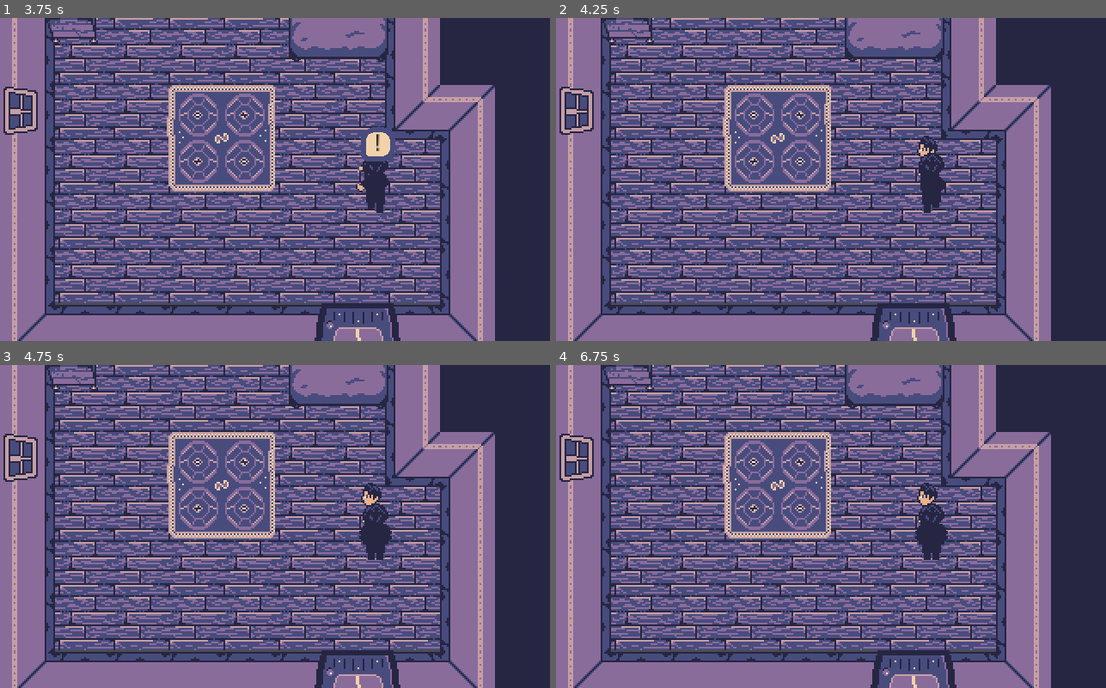
Above: before the commit, frames 1-4 (two rows, left to right).
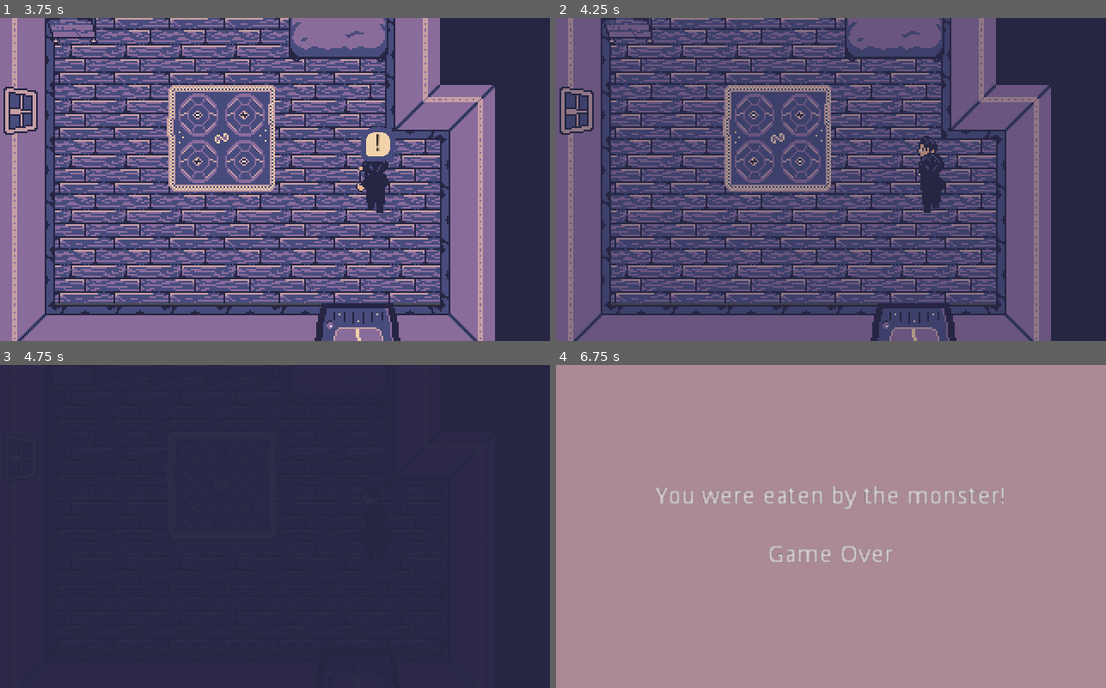
Above: after the commit, the same moments.

Repository: chickendude/dark-pages
Game: Godot game, scene res://Maps/WillsRoom.tscn
The game is run twice, just before and just after one commit, with the same random seed, the same clock (stepped at 60 frames per second) and the same inputs.
Inputs:
- Up to frame 1 (3.75 s): tap Enter (ui_accept) at 0.5, 0.77, 1.52, 3.02 s; hold Right (ui_right) 0.53-1.28 s; hold Down (ui_down) 1.28-2.03 s; hold Right (ui_right) 2.03-2.78 s; hold Up (ui_up) 2.78-3.53 s; hold Left (ui_left) from 3.53 s (still down)
- Up to frame 2 (4.25 s): keep holding Left (ui_left); tap Enter (ui_accept) at 3.77 s
- Up to frame 3 (4.75 s): keep holding Left (ui_left); tap Enter (ui_accept) at 4.52 s
- Up to frame 4 (6.75 s): release Left (ui_left) at 5.03 s; hold Down (ui_down) 5.03-5.78 s; hold Right (ui_right) 5.78-6.53 s; tap Enter (ui_accept) at 6.02 s; hold Up (ui_up) from 6.53 s (still down)

Frame 1 is identical in both runs. In frame 2, 43% of the frame differs, in the area x 0-90%, y 0-100%; in frame 3, 76%; in frame 4, 100%, in the area x 0-100%, y 0-100%.

Commit message:
Begin game over sequence.

Diff:
--- a/Singletons/Event.gd
+++ b/Singletons/Event.gd
@@ -8,11 +8,12 @@
 }
 
 const TILE_SIZE = 32
-var diary_pages = [
+const diary_pages = [
     preload("res://DiaryPages/DiaryPage1.tres"),
     preload("res://DiaryPages/DiaryPage2.tres")
 ]
 
+const GameOverScene = preload("res://UI/GameOver.tscn")
 
 var events : Array
 var game_started = false
@@ -61,3 +62,6 @@
     game_over = value
     if game_over:
         emit_signal("game_over")
+        yield(get_tree().create_timer(2), "timeout")
+        var game_over_scene = GameOverScene.instance()
+        get_tree().root.add_child(game_over_scene)
--- /dev/null
+++ b/UI/GameOver.tscn
@@ -0,0 +1,63 @@
+[gd_scene load_steps=2 format=2]
+
+[sub_resource type="Animation" id=1]
+resource_name = "Fade"
+length = 3.0
+tracks/0/type = "value"
+tracks/0/path = NodePath("FadeRect:color")
+tracks/0/interp = 1
+tracks/0/loop_wrap = true
+tracks/0/imported = false
+tracks/0/enabled = true
+tracks/0/keys = {
+"times": PoolRealArray( 0, 0.8, 1.6, 3 ),
+"transitions": PoolRealArray( 1, 1, 1, 1 ),
+"update": 0,
+"values": [ Color( 0.152941, 0.152941, 0.266667, 0 ), Color( 0.152941, 0.152941, 0.266667, 1 ), Color( 0.152941, 0.152941, 0.266667, 1 ), Color( 0.152941, 0.152941, 0.266667, 0 ) ]
+}
+tracks/1/type = "value"
+tracks/1/path = NodePath("BgRect:visible")
+tracks/1/interp = 1
+tracks/1/loop_wrap = true
+tracks/1/imported = false
+tracks/1/enabled = true
+tracks/1/keys = {
+"times": PoolRealArray( 0, 1.2 ),
+"transitions": PoolRealArray( 1, 1 ),
+"update": 1,
+"values": [ false, true ]
+}
+
+[node name="GameOver" type="CanvasLayer"]
+
+[node name="BgRect" type="ColorRect" parent="."]
+anchor_right = 1.0
+anchor_bottom = 1.0
+color = Color( 0.776471, 0.623529, 0.647059, 1 )
+__meta__ = {
+"_edit_use_anchors_": false
+}
+
+[node name="Label" type="Label" parent="BgRect"]
+anchor_right = 1.0
+anchor_bottom = 1.0
+text = "You were eaten by the monster!
+
+Game Over"
+align = 1
+valign = 1
+__meta__ = {
+"_edit_use_anchors_": false
+}
+
+[node name="FadeRect" type="ColorRect" parent="."]
+anchor_right = 1.0
+anchor_bottom = 1.0
+color = Color( 0.152941, 0.152941, 0.266667, 0 )
+__meta__ = {
+"_edit_use_anchors_": false
+}
+
+[node name="AnimationPlayer" type="AnimationPlayer" parent="."]
+autoplay = "Fade"
+anims/Fade = SubResource( 1 )
